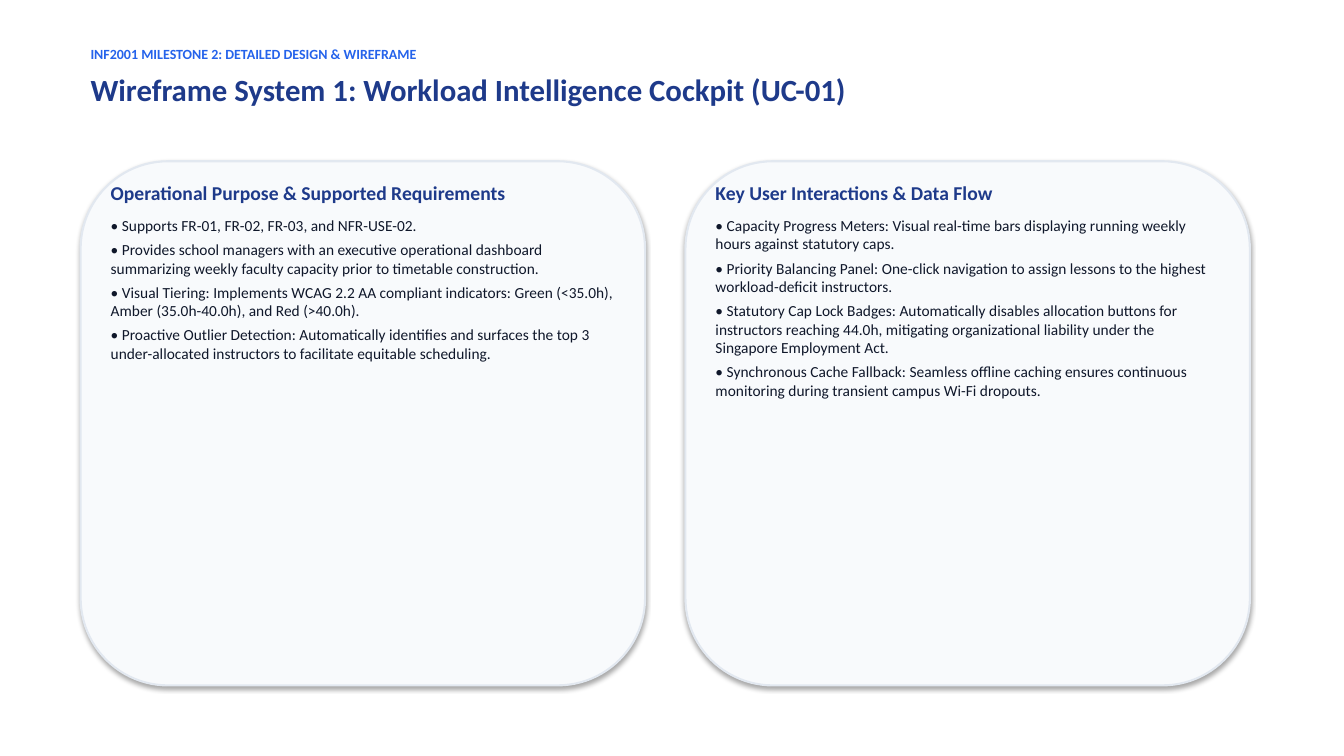
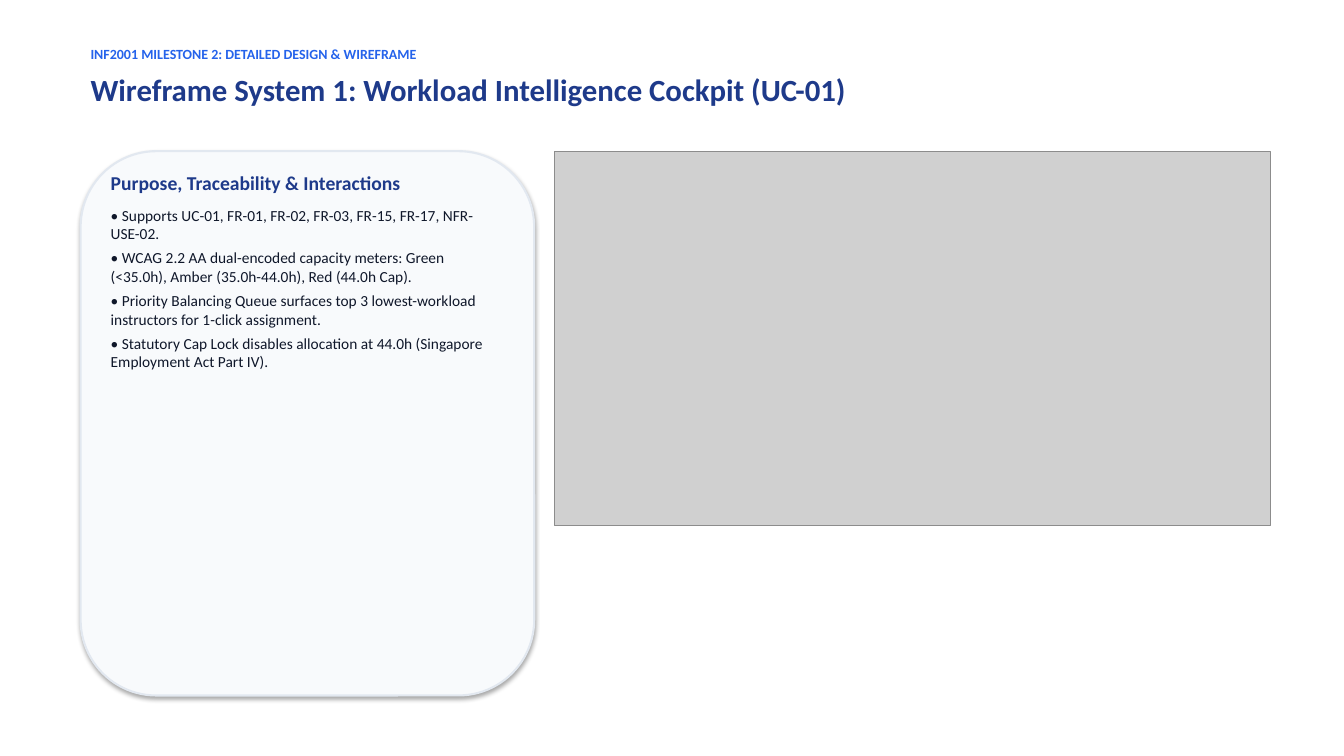
Before and after one commit to adoreblvnk/2001temp, a slide deck: slide 8 of report/INF2001-M2-P5-5-Presentation.pptx. Drawn at 1344x756 pixels with LibreOffice and Linux fonts; fonts in the diff are those of the drawing; grey boxes stand for pictures. Boxes give left, top, right and bottom in pixels: in the first picture for what was removed or moved away, otherwise in the second. Text is boxed around its words. In the diff, an @@ line names an element or a change of style, - is before the commit and + after.

Commit message:
feat(report): update M1/M2 deliverables, wireframes, diagrams, and presentation deck
- Update Milestone 1 & 2 markdown reports and recompiled publication PDFs
- Update class, component, and architecture diagrams with interface contracts
- Add wireframe mockups and design system assets (manager cockpit, allocation matrix, teacher portal, audit console)
- Add GoF Observer and Strategy pattern comparison diagrams
- Update presentation deck generation script and rebuild presentation PPTX

```diff
--- a/report/INF2001-M2-P5-5-Presentation.pptx
+++ b/report/INF2001-M2-P5-5-Presentation.pptx
@@ rounded rectangle: place and size @@
-rounded rectangle at (81, 161, 645, 686)
+rounded rectangle at (81, 151, 534, 696)
@@ text at (111, 176, 483, 370): text changed @@
-Operational Purpose & Supported Requirements
-• Supports FR-01, FR-02, FR-03, and NFR-USE-02.
-• Provides school managers with an executive operational dashboard summarizing weekly faculty capacity prior to timetable construction.
-• Visual Tiering: Implements WCAG 2.2 AA compliant indicators: Green (<35.0h), Amber (35.0h-40.0h), and Red (>40.0h).
-• Proactive Outlier Detection: Automatically identifies and surfaces the top 3 under-allocated instructors to facilitate equitable scheduling.
+Purpose, Traceability & Interactions
+• Supports UC-01, FR-01, FR-02, FR-03, FR-15, FR-17, NFR-USE-02.
+• WCAG 2.2 AA dual-encoded capacity meters: Green (<35.0h), Amber (35.0h-44.0h), Red (44.0h Cap).
+• Priority Balancing Queue surfaces top 3 lowest-workload instructors for 1-click assignment.
+• Statutory Cap Lock disables allocation at 44.0h (Singapore Employment Act Part IV).
@@ picture added at (555, 151, 1270, 526) @@
@@ rounded rectangle removed at (686, 161, 1250, 686) @@
@@ text removed at (715, 186, 1206, 399) @@
-Key User Interactions & Data Flow
-• Capacity Progress Meters: Visual real-time bars displaying running weekly hours against statutory caps.
-• Priority Balancing Panel: One-click navigation to assign lessons to the highest workload-deficit instructors.
-• Statutory Cap Lock Badges: Automatically disables allocation buttons for instructors reaching 44.0h, mitigating organizational liability under the Singapore Employment Act.
-• Synchronous Cache Fallback: Seamless offline caching ensures continuous monitoring during transient campus Wi-Fi dropouts.
```
Also in this commit, not shown: 3 other slides changed, 42 other files.
